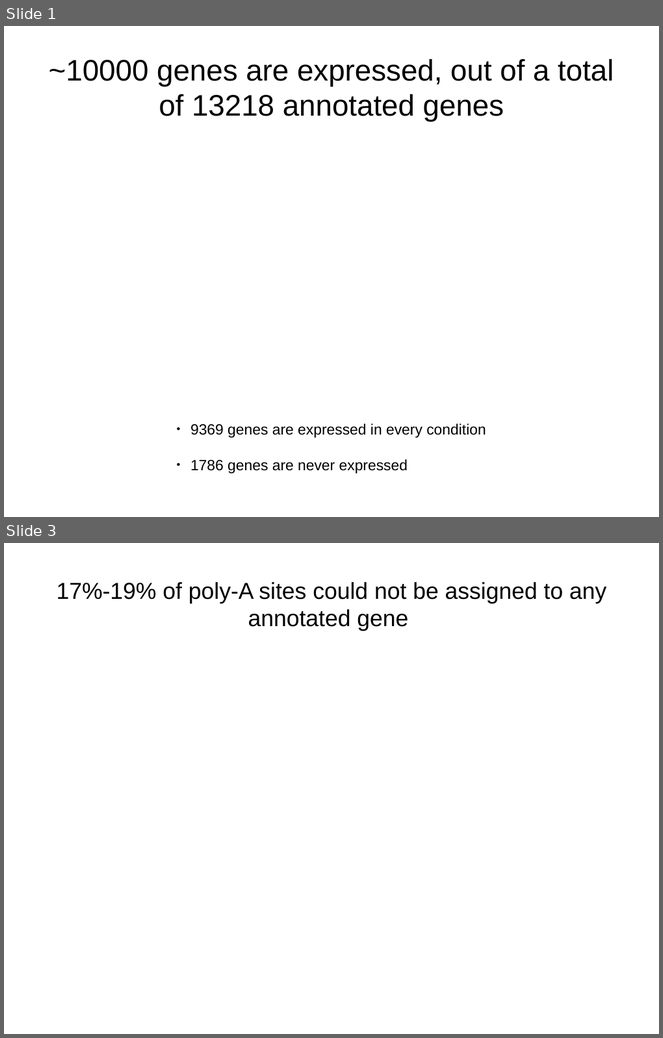
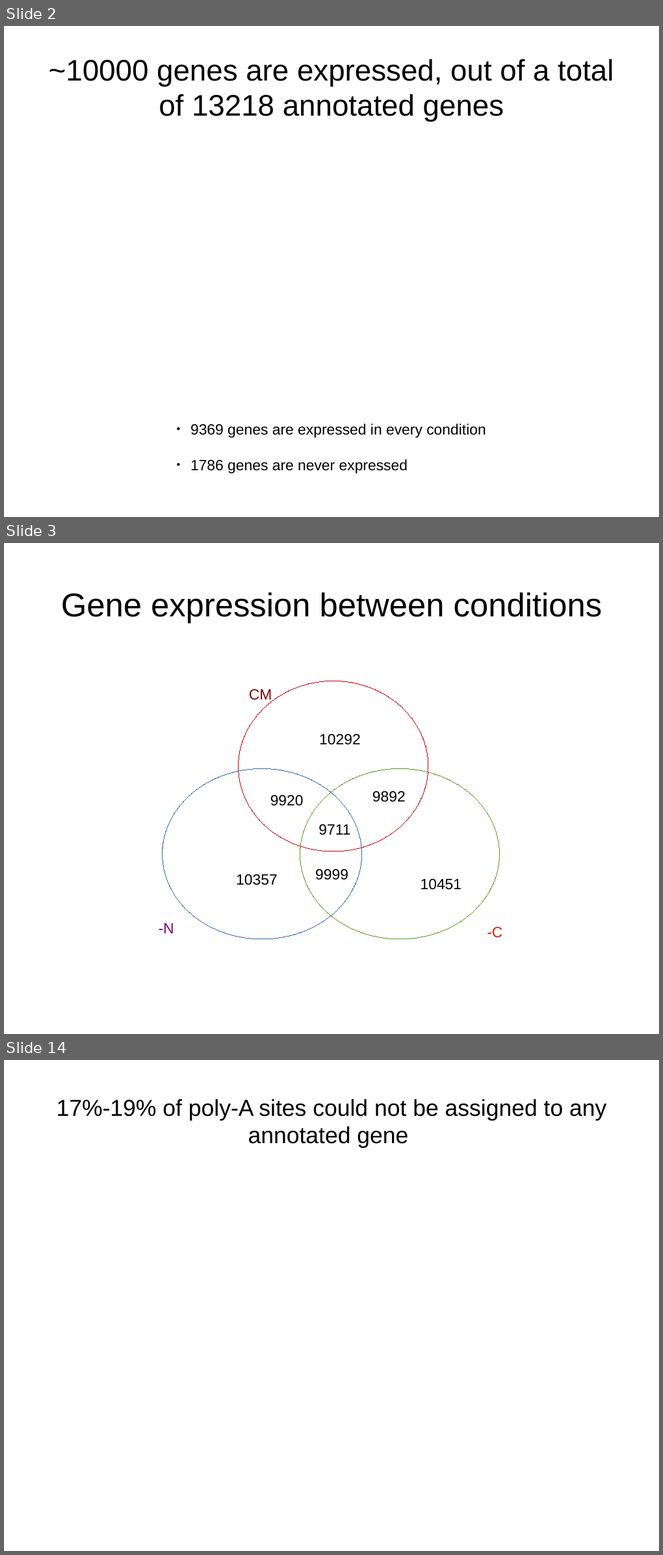
Before and after one commit to wilkinsonlab/m-oryzae-polya, a slide deck: oryzae_data.odp. Shown one above the other, each under a label of ours: slides 1 and 3 before the commit, slides 2, 3 and 14 after it; the slides between them are not shown. The pictures are 663x1038 and 663x1555 pixels, drawn with LibreOffice and Linux fonts; fonts in the diff are those of the drawing. Boxes give left, top, right and bottom in pixels: in the first picture for what was removed or moved away, otherwise in the second. Text is boxed around its words. In the diff, an @@ line names an element or a change of style, - is before the commit and + after.

```diff
--- a/oryzae_data.odp
+++ b/oryzae_data.odp
@@ slide 3 added at (4,543,659,1034), background #FFFFFF @@
@@ title added at (61,592,603,624), 40 pt, text #000000 @@
+Gene expression between conditions
@@ ellipse added at (238,681,428,852), outline #C5000B 0 pt @@
@@ text added at (249,689,272,704), 18 pt, text #800000 @@
+CM
@@ text added at (319,734,361,745), 18 pt, text #000000 @@
+10292
@@ ellipse added at (163,769,363,939), outline #3465AF 0 pt @@
@@ ellipse added at (300,769,500,939), outline #579D1C 0 pt @@
@@ text added at (270,795,304,806), 18 pt, text #000000 @@
+9920
@@ text added at (373,791,406,802), 18 pt, text #000000 @@
+9892
@@ text added at (319,824,350,835), 18 pt, text #000000 @@
+9711
@@ text added at (315,869,348,880), 18 pt, text #000000 @@
+9999
@@ text added at (236,875,278,886), 18 pt, text #000000 @@
+10357
@@ text added at (421,879,462,890), 18 pt, text #000000 @@
+10451
@@ text added at (159,923,174,934), 18 pt, text #800080 @@
+-N
@@ text added at (487,927,503,938), 18 pt, text #DC2300 @@
+-C
@@ what was slide 1 is now slide 2 @@
@@ what was slide 3 is now slide 14 @@
```
Also in this commit, not shown: 15 slides changed, 10 other slides added, 1 slide removed, 2 other files.
